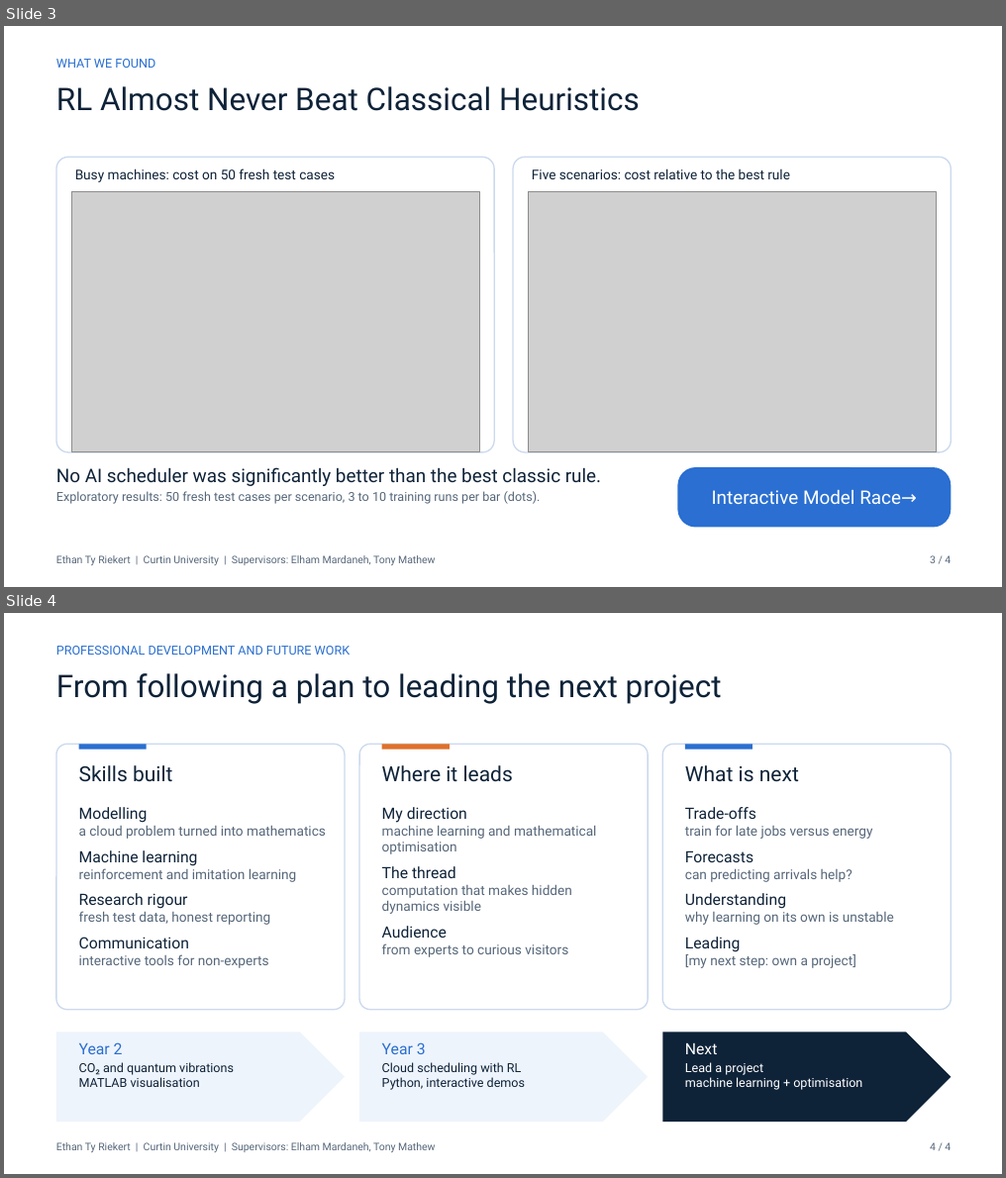
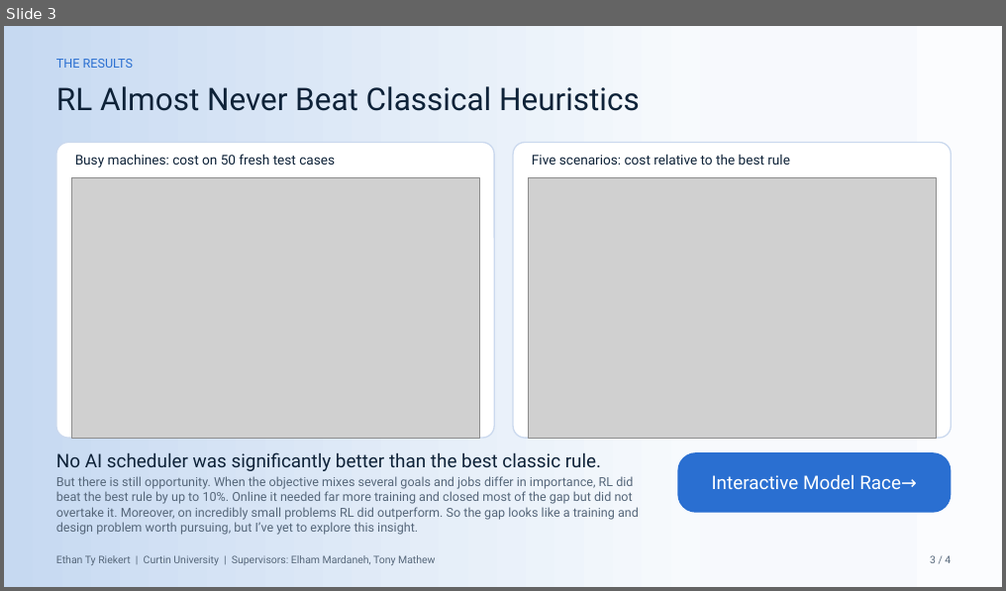
Before and after one commit to Ethan-Ty-Riekert/Neural-Knapsack-Research-Project, a slide deck: app/slides/Final_Presentation.pptx. Shown one above the other, each under a label of ours: slides 3 and 4 before the commit, slide 3 after it. The pictures are 1006x1178 and 1006x591 pixels, drawn with LibreOffice and Linux fonts; fonts in the diff are those of the drawing; grey boxes stand for pictures. Boxes give left, top, right and bottom in pixels: in the first picture for what was removed or moved away, otherwise in the second. Text is boxed around its words. In the diff, an @@ line names an element or a change of style, - is before the commit and + after.

```diff
--- a/app/slides/Final_Presentation.pptx
+++ b/app/slides/Final_Presentation.pptx
@@ slide 4 removed at bbox=[4, 613, 1002, 1174], background #FFFFFF @@
@@ text removed at bbox=[56, 646, 350, 655] @@
-PROFESSIONAL DEVELOPMENT AND FUTURE WORK
@@ text removed at bbox=[56, 673, 722, 704] @@
-From following a plan to leading the next project
@@ rounded rectangle removed at bbox=[56, 744, 345, 1010] @@
@@ rectangle removed at bbox=[79, 744, 147, 750] @@
@@ rounded rectangle removed at bbox=[359, 744, 648, 1010] @@
@@ rectangle removed at bbox=[382, 744, 450, 750] @@
@@ rounded rectangle removed at bbox=[662, 744, 951, 1010] @@
@@ rectangle removed at bbox=[685, 744, 752, 750] @@
@@ text removed at bbox=[79, 765, 172, 782] @@
-Skills built
@@ text removed at bbox=[382, 765, 513, 782] @@
-Where it leads
@@ text removed at bbox=[685, 765, 799, 782] @@
-What is next
@@ text removed at bbox=[79, 807, 326, 968] @@
-Modelling
-a cloud problem turned into mathematics
-Machine learning
-reinforcement and imitation learning
-Research rigour
-fresh test data, honest reporting
-Communication
-interactive tools for non-experts
@@ text removed at bbox=[382, 807, 596, 958] @@
-My direction
-machine learning and mathematical optimisation
-The thread
-computation that makes hidden dynamics visible
-Audience
-from experts to curious visitors
@@ text removed at bbox=[685, 807, 894, 968] @@
-Trade-offs
-train for late jobs versus energy
-Forecasts
-can predicting arrivals help?
-Understanding
-why learning on its own is unstable
-Leading
-[my next step: own a project]
@@ pentagon arrow removed at bbox=[56, 1032, 345, 1122] @@
@@ text removed at bbox=[79, 1043, 234, 1087] @@
-Year 2
-CO₂ and quantum vibrations
-MATLAB visualisation
@@ pentagon arrow removed at bbox=[359, 1032, 648, 1122] @@
@@ text removed at bbox=[382, 1043, 525, 1090] @@
-Year 3
-Cloud scheduling with RL
-Python, interactive demos
@@ pentagon arrow removed at bbox=[662, 1032, 951, 1122] @@
@@ text removed at bbox=[685, 1043, 862, 1090] @@
-Next
-Lead a project
-machine learning + optimisation
@@ text removed at bbox=[56, 1143, 435, 1153] @@
-Ethan Ty Riekert | Curtin University | Supervisors: Elham Mardaneh, Tony Mathew
@@ text removed at bbox=[930, 1143, 950, 1151] @@
-4 / 4
@@ slide 3 changed as well @@
@@ background #FFFFFF to gradient #FBFCFE to #F7F9FD to #F7FAFD to #C6D9F1 @@
@@ text at bbox=[56, 59, 133, 68]: text changed @@
-WHAT WE FOUND
+THE RESULTS
@@ 3 rounded rectangles, 2 pictures, 2 texts: place and size @@
-3 rounded rectangles, 2 pictures, 2 texts at bbox=[56, 157, 951, 528]
+3 rounded rectangles, 2 pictures, 2 texts at bbox=[56, 142, 951, 513]
@@ text "No AI scheduler was significantly ...": place and size @@
-text "No AI scheduler was significantly ..." at bbox=[56, 468, 601, 504]
+text "No AI scheduler was significantly ..." at bbox=[56, 453, 639, 535]
@@ text at bbox=[56, 476, 639, 535]: text changed @@
-Exploratory results: 50 fresh test cases per scenario, 3 to 10 training runs per bar (dots).
+But there is still opportunity. When the objective mixes several goals and jobs differ in importance, RL did beat the best rule by up to 10%. Online it needed far more training and closed most of the gap but did not overtake it. Moreover, on incredibly small problems RL did outperform. So the gap looks like a training and design problem worth pursuing, but I’ve yet to explore this insight.
```
Also in this commit, not shown: 2 other slides changed, 1 slide added, 22 other files.
